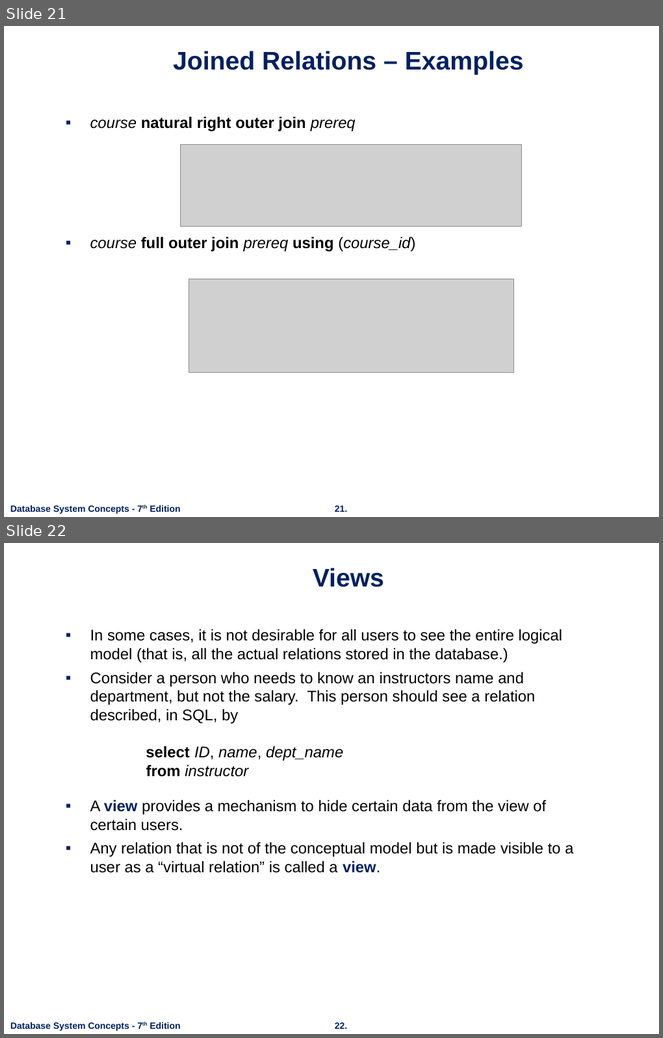
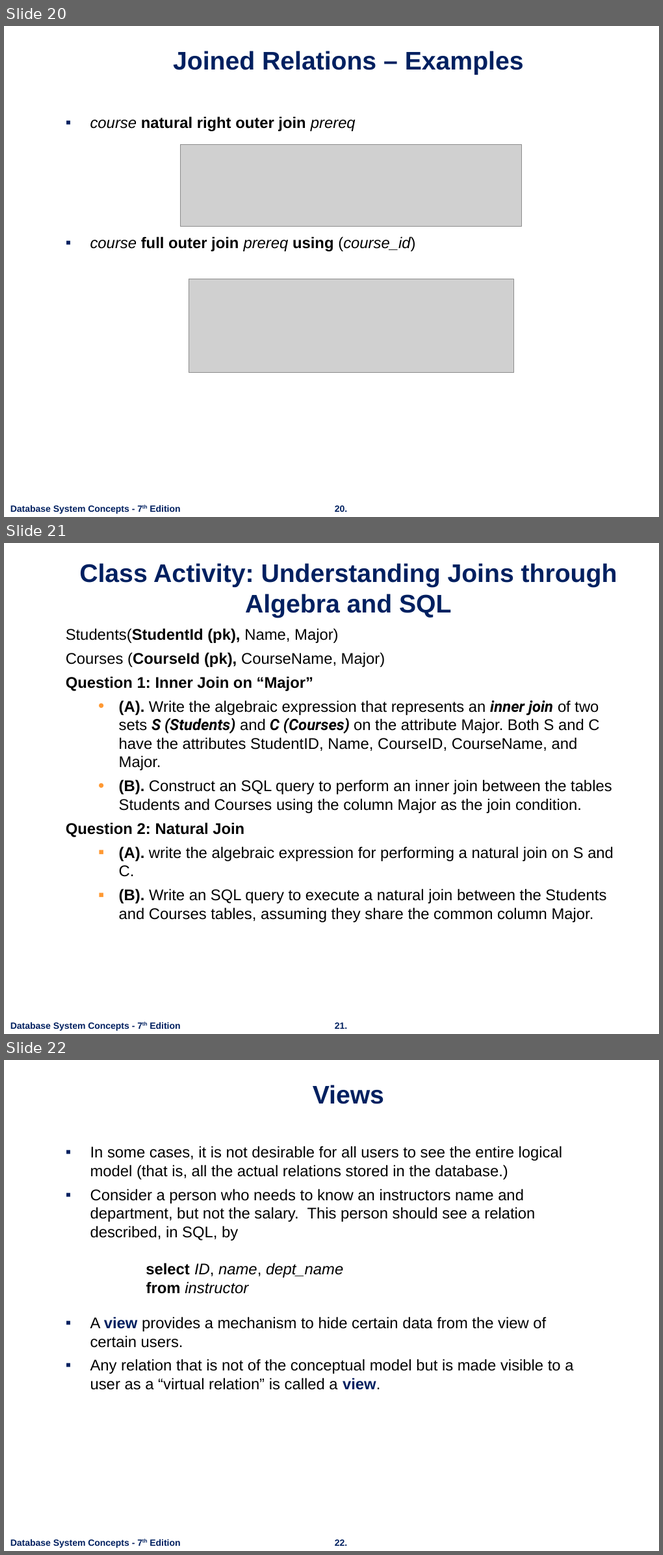
Before and after one commit to nashurgessa/DB-practices, a slide deck: Slides/L10-12 Intermediate SQL.pptx. Shown one above the other, each under a label of ours: slides 21 and 22 before the commit, slides 20, 21 and 22 after it. The pictures are 663x1038 and 663x1555 pixels, drawn with LibreOffice and Linux fonts; fonts in the diff are those of the drawing; grey boxes stand for pictures; background and template pictures are left out. Boxes give left, top, right and bottom in pixels: in the first picture for what was removed or moved away, otherwise in the second. Text is boxed around its words. In the diff, an @@ line names an element or a change of style, - is before the commit and + after.

```diff
--- a/Slides/L10-12 Intermediate SQL.pptx
+++ b/Slides/L10-12 Intermediate SQL.pptx
@@ slide 21 added at (4,543,659,1034), background #FFFFFF; not listed: 2 template elements that a slide beside it also shows @@
@@ title added at (79,563,618,618), 28 pt, text #002060, bold @@
+Class Activity: Understanding Joins through Algebra and SQL
@@ text added at (66,628,614,923), 17 pt, text #000000 @@
+Students(StudentId (pk), Name, Major)
+Courses (CourseId (pk), CourseName, Major)
+Question 1: Inner Join on “Major”
+  • (A). Write the algebraic expression that represents an inner join of two sets S (Students) and C (Courses) on the attribute Major. Both S and C have the attributes StudentID, Name, CourseID, CourseName, and Major.
+  • (B). Construct an SQL query to perform an inner join between the tables Students and Courses using the column Major as the join condition.
+Question 2: Natural Join
+  ▪ (A). write the algebraic expression for performing a natural join on S and C.
+  ▪ (B). Write an SQL query to execute a natural join between the Students and Courses tables, assuming they share the common column Major.
@@ what was slide 21 is now slide 20 @@
@@ page number at (335,506,347,512): text changed @@
-21.
+20.
```
Also in this commit, not shown: 1 slide changed, 1 other slide added, 1 slide removed, 6 other files.
